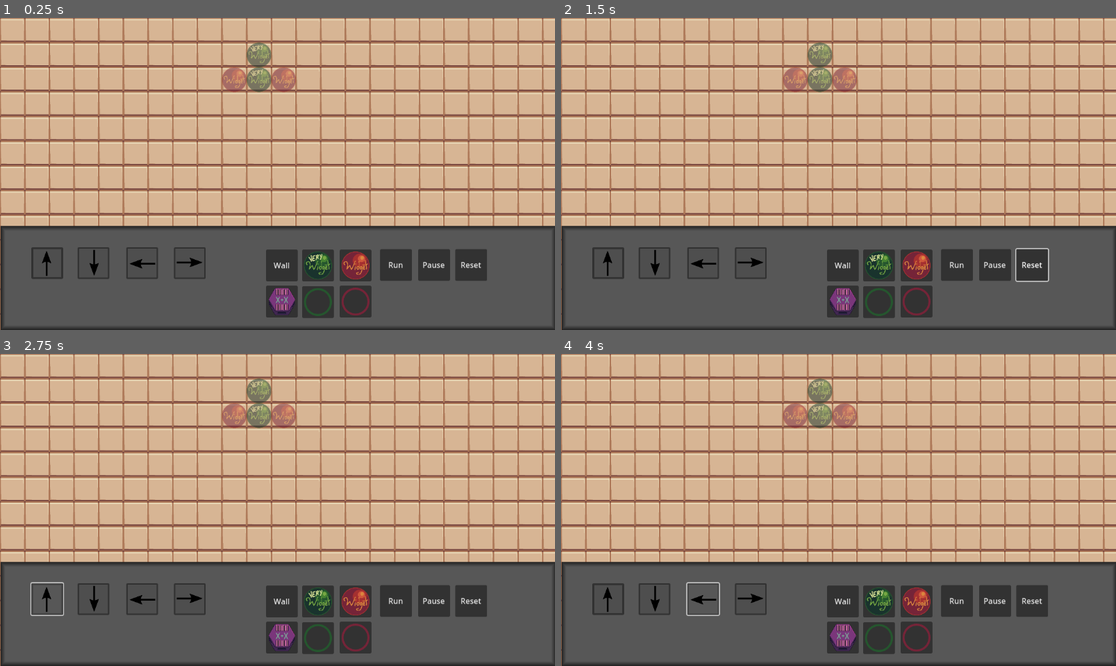
Above: before the commit, frames 1-4 (two rows, left to right).
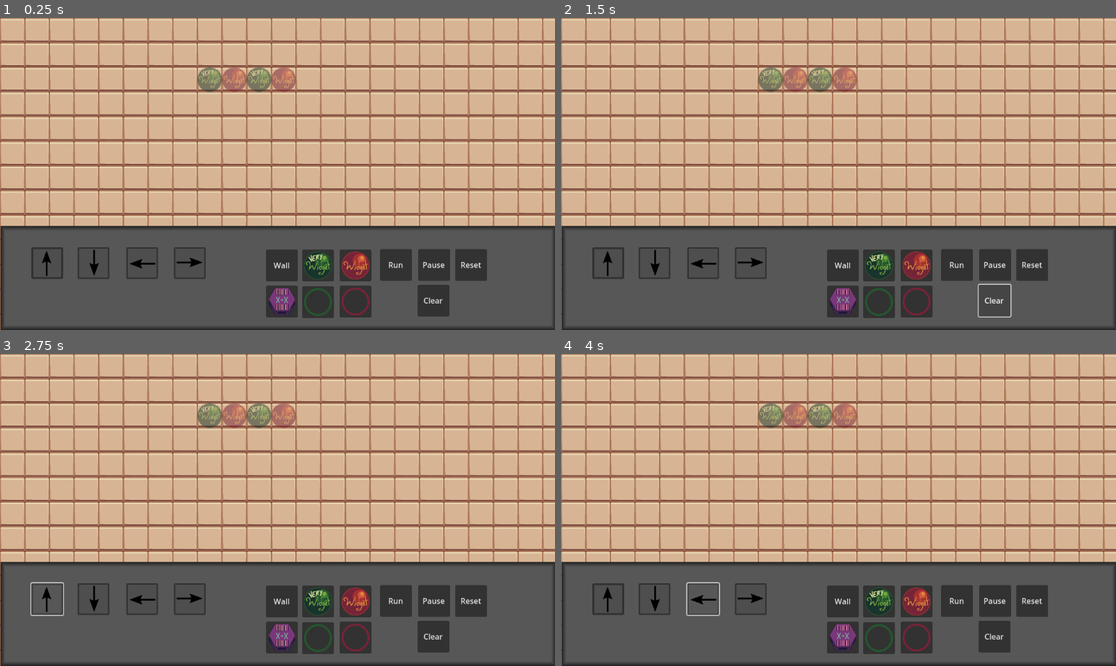
Above: after the commit, the same moments.

Repository: Salanmander/Roguetronics
Game: Godot game, scene res://Factory/factory.tscn
Same seed, same stepped clock (60 frames per second), same inputs: the game is played once before the commit and once after it. The engine's default icon, where the game draws it, is replaced by a stand-in: a white triangle on a blue panel in a dark square.
Inputs (mouse positions are in pixels of both pictures, inside the frame that each line leads up to):
- Up to frame 1 (0.25 s): no input
- Up to frame 2 (1.5 s): click "Reset" at 0.5 s; click (993, 301) at 1.25 s, where only the run after the commit has a clickable "Clear"
- Up to frame 3 (2.75 s): click (49, 600) at 2 s
- Up to frame 4 (4 s): click (655, 600) at 2.75 s; click (705, 600) at 3.5 s

The runs differ from the first frame. In frame 1, 1.1% of the frame differs, in the area x 35-81%, y 7-96%; in frame 2, 0.8%; in frame 3, 1.1%; in frame 4, 1.1%.

Commit message:
Dispenser cycle spacing
Dispensers now have a variable that changes how many cycles between dispenses. No way to change it in-program yet.

This also has a dummy "right click on dispenser to print something to console" in it.

Diff:
--- a/Factory/Machine/Dispenser/dispenser.gd
+++ b/Factory/Machine/Dispenser/dispenser.gd
@@ -9,6 +9,9 @@
 # Could be refactored at some point so that it doesn't need to load these
 # textures multiple times. (Does that already get optimized out?)
 var type:int = -1
+
+var cycle_spacing:int = 4
+var last_spawn_cycle:int = 0
 
 
 const LAYER = 3
@@ -47,10 +50,12 @@
 func run_to(cycle:float):
 	var cycle_fraction = fmod(cycle, 1)
 
-	# When this is the first move of a cycle
-	if cycle - last_cycle >= cycle_fraction:
-		if(nearby_widgets.size() == 0):
-			dispense.emit(position, type)
+	# This runs if it's the *last* update before the end
+	# of the cycle
+	if cycle - last_cycle >= (1-cycle_fraction):
+		if(nearby_widgets.size() == 0 && \
+		   round(cycle) - last_spawn_cycle >= cycle_spacing):
+			do_dispense()
 
 
 
@@ -58,3 +63,7 @@
 
 
 	pass
+
+func do_dispense():
+	dispense.emit(position, type)
+	last_spawn_cycle = round(last_cycle)
--- a/Factory/Machine/machine.gd
+++ b/Factory/Machine/machine.gd
@@ -2,8 +2,6 @@
 class_name Machine
 
 
-# Could be refactored at some point so that it doesn't need to load these
-# textures multiple times. (Does that already get optimized out?)
 
 var last_cycle:float
 
--- a/Factory/factory.tscn
+++ b/Factory/factory.tscn
@@ -191,13 +191,21 @@
 text = "Wall"
 expand_icon = true
 
-[node name="Test" type="Button" parent="UILayer/UI"]
+[node name="Reset" type="Button" parent="UILayer/UI"]
 layout_mode = 0
 offset_left = 944.0
 offset_top = 48.0
 offset_right = 1010.0
 offset_bottom = 114.0
 text = "Reset"
+expand_icon = true
+
+[node name="Reset2" type="Button" parent="UILayer/UI"]
+offset_left = 866.0
+offset_top = 122.0
+offset_right = 932.0
+offset_bottom = 188.0
+text = "Clear"
 expand_icon = true
 
 [node name="FactoryLayer" type="CanvasLayer" parent="."]
@@ -222,4 +230,5 @@
 [connection signal="pressed" from="UILayer/UI/PlaceDispenser" to="FactoryLayer/FactoryFloor" method="_on_place_dispenser_pressed"]
 [connection signal="pressed" from="UILayer/UI/PlaceDispenser2" to="FactoryLayer/FactoryFloor" method="_on_place_dispenser2_pressed"]
 [connection signal="pressed" from="UILayer/UI/PlaceWall" to="FactoryLayer/FactoryFloor" method="_on_place_wall_pressed"]
-[connection signal="pressed" from="UILayer/UI/Test" to="FactoryLayer/FactoryFloor" method="reset_to_start_of_run"]
+[connection signal="pressed" from="UILayer/UI/Reset" to="FactoryLayer/FactoryFloor" method="reset_to_start_of_run"]
+[connection signal="pressed" from="UILayer/UI/Reset2" to="FactoryLayer/FactoryFloor" method="_on_clear_pressed"]
--- a/Factory/factory_floor.gd
+++ b/Factory/factory_floor.gd
@@ -44,8 +44,8 @@
 var goal:Goal
 
 var run:bool = false
-var cycle_time:float = 1 # Number of seconds for one cycle
-var cycle:float = 0 # Current cycle count
+var cycle_time:float = 0.7 # Number of seconds for one cycle
+var cycle:float = -1 # Current cycle count
 var last_cycle:float = 0 # Previous frame cycle count
 
 
@@ -73,10 +73,17 @@
 func _physics_process(delta: float):
 	if run:
 
-		# Save initial assembly state:
-		if cycle == 0:
+		# Initial frame. Do first dispense and save initial state
+		if cycle == -1:
 			for assembly:Assembly in assemblies:
 				starting_assemblies.append(assembly.clone())
+
+			for machine:Machine in machines:
+				if machine is Dispenser:
+					machine.do_dispense()
+
+			cycle = 0
+			return
 
 		cycle += delta / cycle_time
 
@@ -88,7 +95,6 @@
 
 		var cycle_fraction = fmod(cycle, 1)
 		if cycle - last_cycle >= cycle_fraction:
-
 			goal.check()
 
 		for machine:Machine in machines:
@@ -110,6 +116,7 @@
 				assembly.snap_to_grid(self)
 
 		last_cycle = cycle
+
 	pass
 
 
@@ -118,7 +125,19 @@
 		event = make_input_local(event)
 		var grid_loc:Vector2i = local_to_map(event.position)
 		var thing_position:Vector2i = map_to_local(grid_loc)
-		if(click_mode == MODIFY_FLOOR):
+
+		if event.button_index == MOUSE_BUTTON_RIGHT:
+			# Check to see if there's a clickable thing there
+			for machine:Machine in machines:
+				if not machine is Dispenser:
+					continue
+
+				if (event.position - machine.position).length() < 64:
+					print("Here")
+
+
+
+		elif(click_mode == MODIFY_FLOOR):
 			# TODO: have framework for getting layer of thing to add
 			remove_machines(thing_position, 0)
 			make_belt(grid_loc, conveyor_direction)
@@ -228,7 +247,7 @@
 
 func reset_to_start_of_run():
 	delete_assemblies()
-	cycle = 0
+	cycle = -1
 
 	assemblies = starting_assemblies
 	starting_assemblies = []
@@ -331,7 +350,7 @@
 	goal = goal_packed.instantiate()
 	goal.set_parameters(map_to_local(Vector2i(10,2)))
 	goal.add_widget(Vector2(0,0), 2)
-	goal.add_widget(Vector2(0,-Consts.GRID_SIZE), 2)
+	goal.add_widget(Vector2(-2*Consts.GRID_SIZE,0), 2)
 	goal.add_widget(Vector2(Consts.GRID_SIZE,0), 1)
 	goal.add_widget(Vector2(-Consts.GRID_SIZE,0), 1)
 
@@ -343,6 +362,10 @@
 
 	reset_to_start_of_run()
 
-	pass # Replace with function body.
 
 #endregion
+
+
+func _on_clear_pressed():
+	delete_assemblies()
+	delete_machines()
